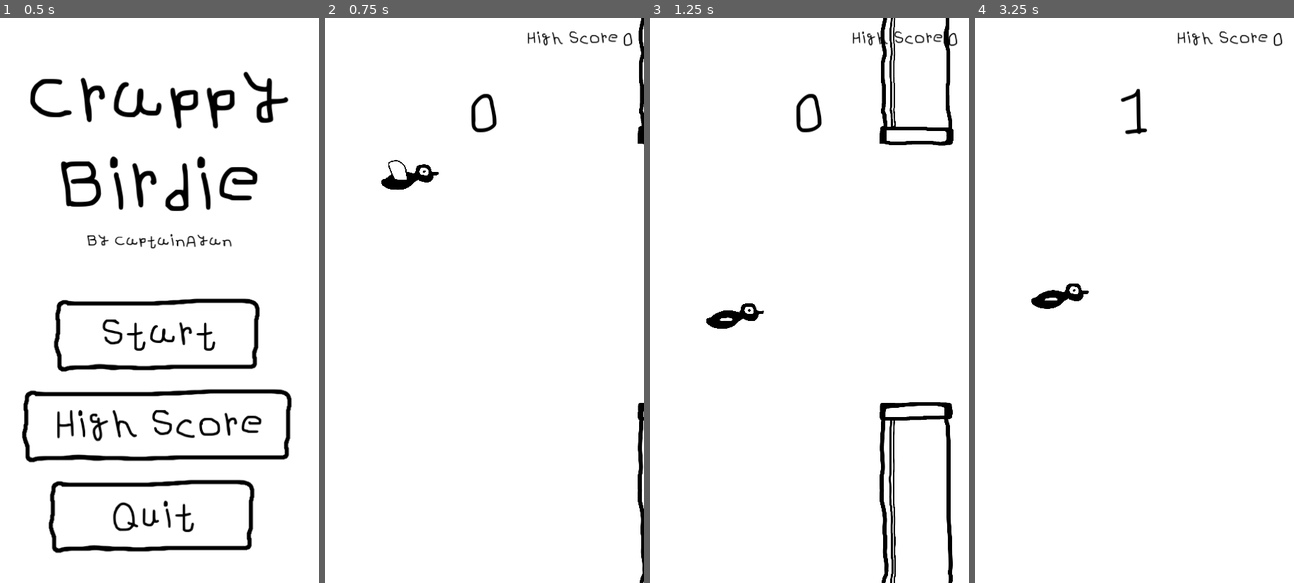
Above: before the commit, frames 1-4 (left to right).
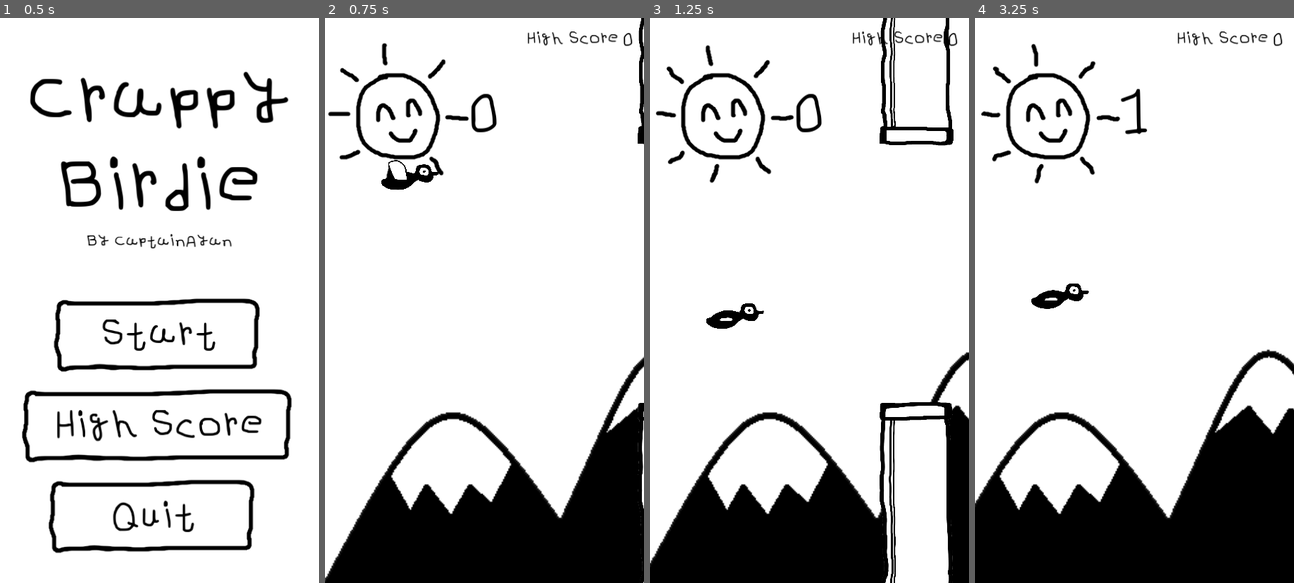
Above: after the commit, the same moments.

Repository: captainAyan/crappybirdie
Game: Godot game, scene res://scenes/menu_scene/menu_scene.tscn
The game is run twice, just before and just after one commit, with the same random seed, the same clock (stepped at 60 frames per second) and the same inputs.
Inputs:
- Up to frame 1 (0.5 s): no input
- Up to frame 2 (0.75 s): click "Start" at 0.5 s
- Up to frame 3 (1.25 s): no input
- Up to frame 4 (3.25 s): tap Enter (ui_accept) at 1.25, 1.52, 2.27 s

Frame 1 is identical in both runs. In frame 2, 20% of the frame differs, in the area x 0-100%, y 0-100%; in frame 3, 16%; in frame 4, 23%, in the area x 0-100%, y 4-100%.

Commit message:
added background and sun

Diff:
--- a/project.godot
+++ b/project.godot
@@ -20,7 +20,7 @@
 
 [autoload]
 
-ScoreManager="*res://global/score_manager.gd"
+ScoreManager="*res://globals/score_manager.gd"
 
 [display]
 
--- a/scenes/game_scene/game_scene.gd
+++ b/scenes/game_scene/game_scene.gd
@@ -2,6 +2,8 @@
 
 var speed:int = 250
 var gameover:bool = false
+
+var mountain_distance = 10
 
 enum Gap { SMALL, MID, BIG }
 var current_gap_state:Gap = Gap.MID
@@ -15,6 +17,15 @@
 func _process(delta):
 	if not gameover:
 		$PipeSetNode2D.position.x -= speed * delta
+
+		$Background/Mountains.position.x -= speed/mountain_distance * delta
+		$Background/Mountains2.position.x -= speed/mountain_distance * delta
+
+		if $Background/Mountains.position.x < -$Background/Mountains.texture.get_width()*2:
+			$Background/Mountains.position.x = 1024
+		if $Background/Mountains2.position.x < -$Background/Mountains2.texture.get_width()*2:
+			$Background/Mountains2.position.x = 1024
+
 
 func _on_respawn_area_2d_area_entered(area):
 	respawn_pipes()
@@ -56,7 +67,6 @@
 
 
 func _on_birdie_death():
-	#highscore_update(score)
 	get_tree().change_scene_to_file("res://scenes/gameover_scene/gameover_scene.tscn")
 
 	ScoreManager.update_high_score()
--- a/scenes/game_scene/game_scene.tscn
+++ b/scenes/game_scene/game_scene.tscn
@@ -1,12 +1,43 @@
-[gd_scene load_steps=9 format=3 uid="uid://cw68gmlhcl6mj"]
+[gd_scene load_steps=15 format=3 uid="uid://cw68gmlhcl6mj"]
 
 [ext_resource type="Script" path="res://scenes/game_scene/game_scene.gd" id="1_mv03a"]
+[ext_resource type="Texture2D" uid="uid://ca1yrloysch5f" path="res://assets/sun.png" id="2_jlln7"]
 [ext_resource type="PackedScene" uid="uid://dl6oldj7m8yqk" path="res://components/pipe/pipe.tscn" id="2_v0ok5"]
+[ext_resource type="Texture2D" uid="uid://bsd0amtte1g6u" path="res://assets/mountains.png" id="2_w8nyy"]
 [ext_resource type="PackedScene" uid="uid://b06pkb7qcdlck" path="res://components/birdie/birdie.tscn" id="3_gpcph"]
 [ext_resource type="FontFile" uid="uid://kl7l1rnj2f6v" path="res://assets/Myfont-Regular.ttf" id="4_ggjaw"]
 
 [sub_resource type="RectangleShape2D" id="RectangleShape2D_bj4e4"]
 size = Vector2(480, 848)
+
+[sub_resource type="AtlasTexture" id="AtlasTexture_vunny"]
+atlas = ExtResource("2_jlln7")
+region = Rect2(0, 0, 225, 225)
+
+[sub_resource type="AtlasTexture" id="AtlasTexture_la1ci"]
+atlas = ExtResource("2_jlln7")
+region = Rect2(225, 0, 225, 225)
+
+[sub_resource type="AtlasTexture" id="AtlasTexture_xlsyn"]
+atlas = ExtResource("2_jlln7")
+region = Rect2(450, 0, 225, 225)
+
+[sub_resource type="SpriteFrames" id="SpriteFrames_g4j4e"]
+animations = [{
+"frames": [{
+"duration": 1.0,
+"texture": SubResource("AtlasTexture_vunny")
+}, {
+"duration": 1.0,
+"texture": SubResource("AtlasTexture_la1ci")
+}, {
+"duration": 1.0,
+"texture": SubResource("AtlasTexture_xlsyn")
+}],
+"loop": true,
+"name": &"default",
+"speed": 2.0
+}]
 
 [sub_resource type="RectangleShape2D" id="RectangleShape2D_pnit4"]
 size = Vector2(480, 16)
@@ -29,6 +60,27 @@
 position = Vector2(240, 424)
 shape = SubResource("RectangleShape2D_bj4e4")
 action = "ui_accept"
+metadata/_edit_lock_ = true
+
+[node name="AnimatedSprite2D" type="AnimatedSprite2D" parent="."]
+position = Vector2(112, 144)
+sprite_frames = SubResource("SpriteFrames_g4j4e")
+autoplay = "default"
+frame_progress = 0.636846
+
+[node name="Background" type="Node2D" parent="."]
+metadata/_edit_lock_ = true
+
+[node name="Mountains" type="Sprite2D" parent="Background"]
+position = Vector2(576, 672)
+scale = Vector2(2, 2)
+texture = ExtResource("2_w8nyy")
+metadata/_edit_lock_ = true
+
+[node name="Mountains2" type="Sprite2D" parent="Background"]
+position = Vector2(1664, 672)
+scale = Vector2(2, 2)
+texture = ExtResource("2_w8nyy")
 metadata/_edit_lock_ = true
 
 [node name="Bounds" type="StaticBody2D" parent="."]
@@ -78,6 +130,7 @@
 position = Vector2(128, 224)
 collision_layer = 0
 collision_mask = 8
+metadata/_edit_lock_ = true
 
 [node name="RespawnArea2D" type="Area2D" parent="."]
 collision_layer = 0
@@ -108,6 +161,7 @@
 text = "0"
 horizontal_alignment = 1
 vertical_alignment = 1
+metadata/_edit_lock_ = true
 
 [node name="HighScoreLabel" type="Label" parent="CanvasLayer"]
 anchors_preset = 1
@@ -124,6 +178,7 @@
 text = "High Score 0"
 horizontal_alignment = 2
 vertical_alignment = 1
+metadata/_edit_lock_ = true
 
 [connection signal="death" from="Birdie" to="." method="_on_birdie_death"]
 [connection signal="score" from="Birdie" to="." method="_on_birdie_score"]
Binary file added: assets/mountains.png
Not shown, added: assets/mountains.png.import
Binary file changed: assets/pipe.png
Binary file added: assets/sun.png
Not shown, added: assets/sun.png.import
Renamed: global/score_manager.gd -> globals/score_manager.gd
